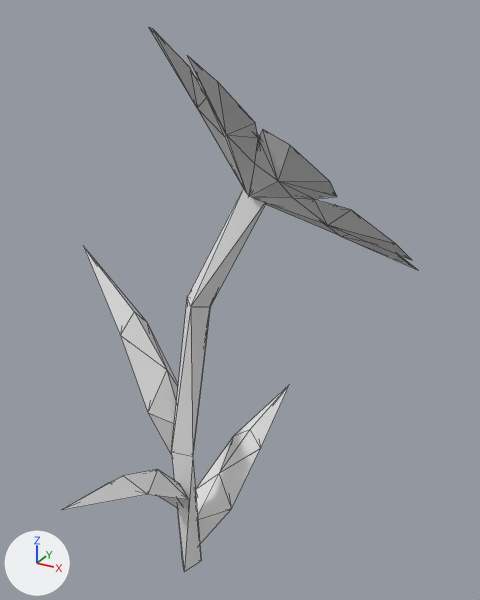
What one commit did to the OBJ model Assets/MapEditor/modular_terrain_collection/Hilly_Prop_Flower_Daisy.obj.
Camera for both pictures: a 50 mm camera at (0.305, -0.443, 0.539) aimed at (0.047, 0.026, 0.304). Arrows for +X, +Y and +Z are at lower left; the lights stay in place. Mesh edges are drawn as thin lines. Where no turn or scale is listed for an object, it has been applied to the vertices.
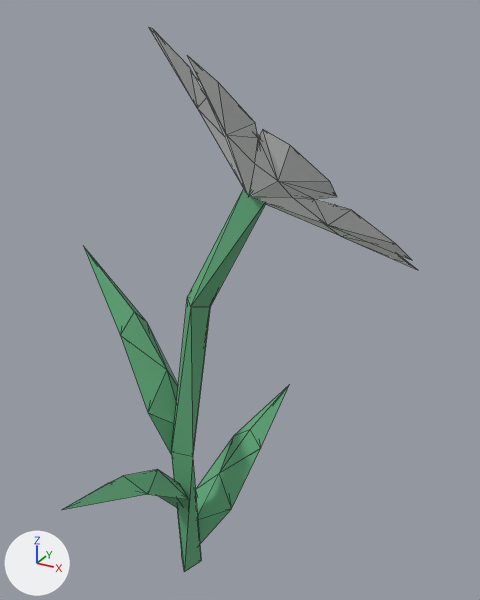
Boxes (x1, y1, x2, y2) around the edits, measured in the pictures (480 x 600 px):
'object4', recoloured (white to green): (171, 189, 266, 572) in both
'object1', recoloured (white to green): (84, 247, 178, 453) in both
'object2', recoloured (white to green): (196, 384, 290, 544) in both
'object3', recoloured (white to green): (63, 469, 189, 510) in both

The edits, one by one:
Material 'Pine_Leaves' (mat_pine_leaves) changes colour from white #e7e7e7 to green #63aa7d; in linear values from (0.8, 0.8, 0.8) to (0.126, 0.404, 0.204).
